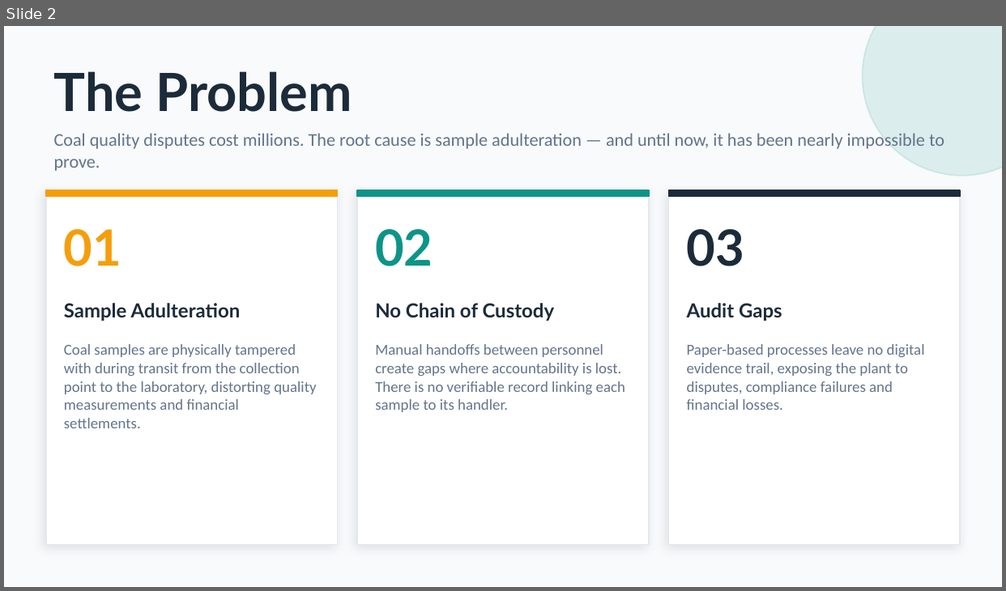
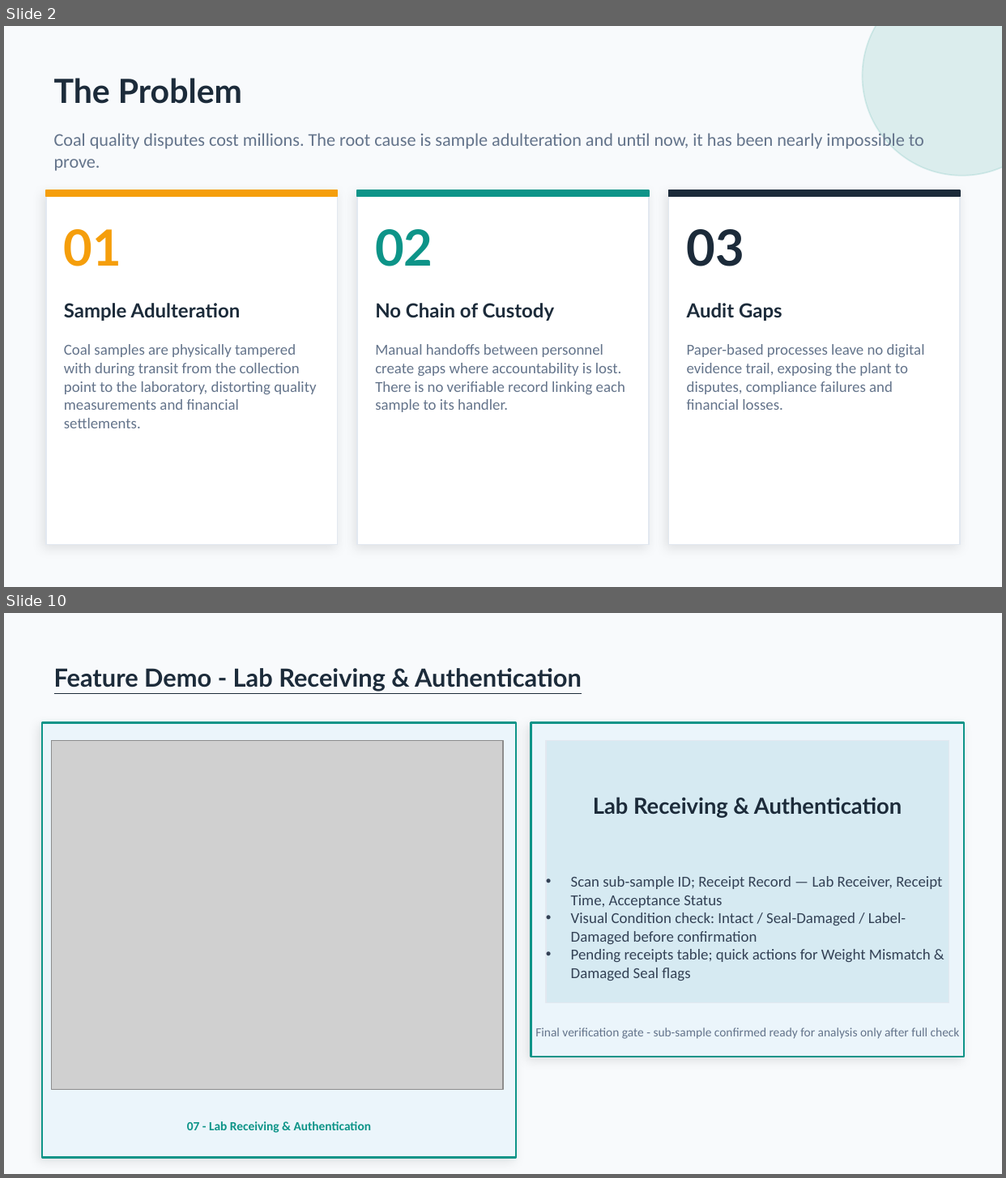
Before and after one commit to sudhansusekhar98/csaas, a slide deck: CSAAS_Presentation.pptx. Shown one above the other, each under a label of ours: slide 2 before the commit, slides 2 and 10 after it; the slides between them are not shown. The pictures are 1006x591 and 1006x1178 pixels, drawn with LibreOffice and Linux fonts; fonts in the diff are those of the drawing; grey boxes stand for pictures. Boxes give left, top, right and bottom in pixels: in the first picture for what was removed or moved away, otherwise in the second. Text is boxed around its words. In the diff, an @@ line names an element or a change of style, - is before the commit and + after.

```diff
--- a/CSAAS_Presentation.pptx
+++ b/CSAAS_Presentation.pptx
@@ slide 10 added at <box>4,613,1002,1174</box>, background #F8FAFC @@
@@ text added at <box>54,668,582,692</box>, 18 pt, text #1C2B3A, bold, underline @@
+Feature Demo - Lab Receiving & Authentication
@@ rectangle added at <box>42,723,516,1158</box>, fill #EBF5FB, outline #0D9488 1.5 pt @@
@@ rectangle added at <box>530,723,964,1057</box>, fill #EBF5FB, outline #0D9488 1.5 pt @@
@@ picture added at <box>52,741,503,1090</box> @@
@@ rectangle added at <box>57,741,460,1003</box>, fill #D6EAF2, outline #E2E8F0 1 pt @@
@@ rectangle added at <box>546,741,949,1003</box>, fill #D6EAF2, outline #E2E8F0 1 pt @@
@@ text added at <box>593,797,901,818</box>, 16 pt, text #1C2B3A, bold @@
+Lab Receiving & Authentication
@@ text added at <box>571,876,942,981</box>, 11 pt, text #334155 @@
+• Scan sub-sample ID; Receipt Record — Lab Receiver, Receipt Time, Acceptance Status
+• Visual Condition check: Intact / Seal-Damaged / Label-Damaged before confirmation
+• Pending receipts table; quick actions for Weight Mismatch & Damaged Seal flags
@@ text added at <box>535,1028,960,1039</box>, 9 pt, text #64748B @@
+Final verification gate - sub-sample confirmed ready for analysis only after full check
@@ text added at <box>187,1122,372,1133</box>, 9 pt, text #0D9488, bold @@
+07 - Lab Receiving & Authentication
@@ slide 2 changed as well @@
@@ text "The Problem" at <box>54,78,242,104</box>: size 38 to 24 pt @@
@@ text at <box>54,130,924,171</box>: text changed @@
-Coal quality disputes cost millions. The root cause is sample adulteration — and until now, it has been nearly impossible to prove.
+Coal quality disputes cost millions. The root cause is sample adulteration and until now, it has been nearly impossible to prove.
```
Also in this commit, not shown: 6 other slides changed, 6 other slides added, 1 slide removed, 4 other files.
